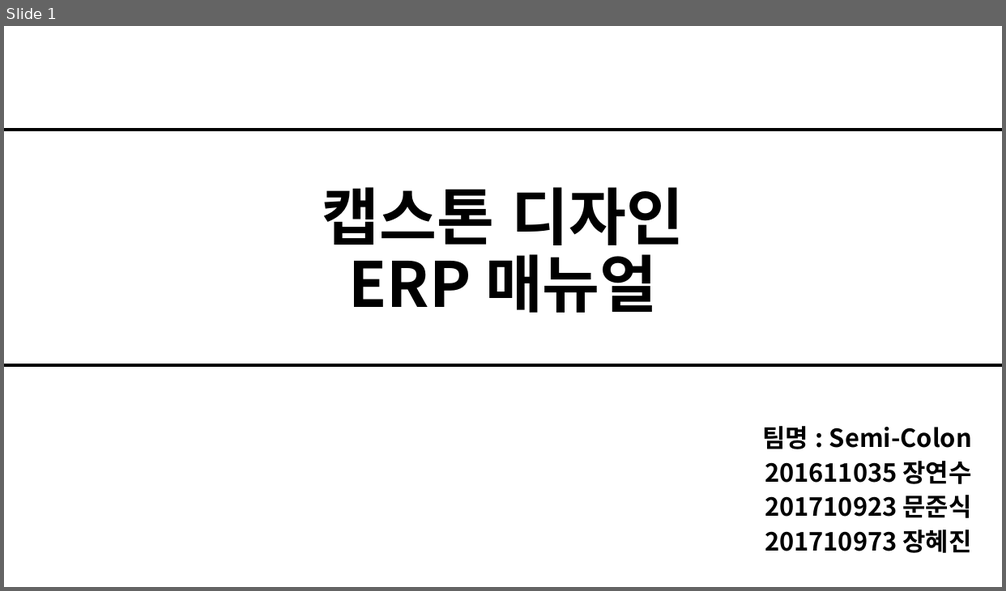
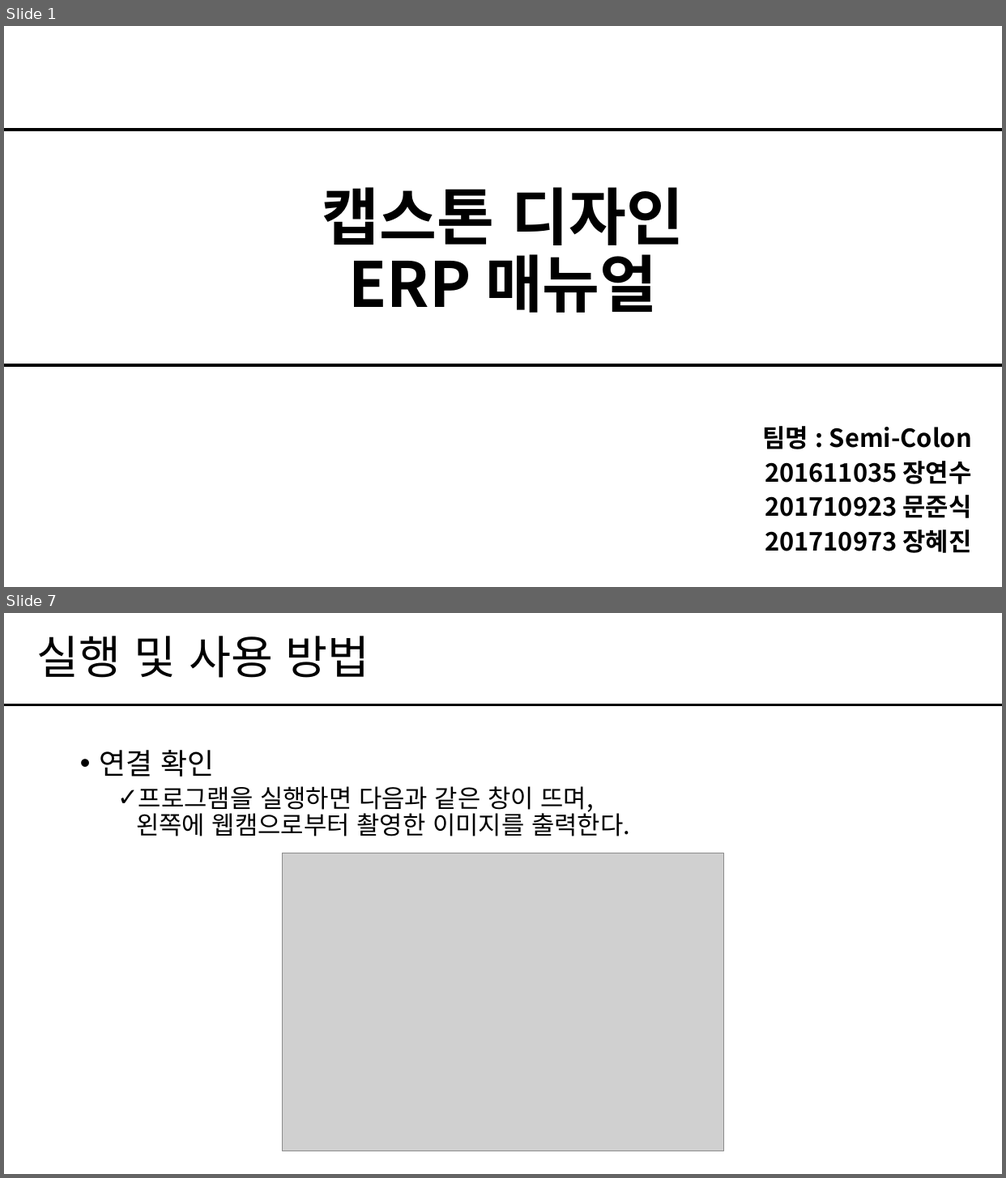
Before and after one commit to Semicolon-JangHyeJin/sc-grad-doc, a slide deck: Document/7. 매뉴얼/[ERP]매뉴얼_Ver1.0.0_Semi-Colon.pptx. Shown one above the other, each under a label of ours: slide 1 before the commit, slides 1 and 7 after it; the slides between them are not shown. The pictures are 1006x591 and 1006x1178 pixels, drawn with LibreOffice and Linux fonts; fonts in the diff are those of the drawing; grey boxes stand for pictures. Boxes give left, top, right and bottom in pixels: in the first picture for what was removed or moved away, otherwise in the second. Text is boxed around its words. In the diff, an @@ line names an element or a change of style, - is before the commit and + after.

```diff
--- a/Document/7. 매뉴얼/[ERP]매뉴얼_Ver1.0.0_Semi-Colon.pptx
+++ b/Document/7. 매뉴얼/[ERP]매뉴얼_Ver1.0.0_Semi-Colon.pptx
@@ slide 7 added at <box>4,613,1002,1174</box>, background #FFFFFF @@
@@ title added at <box>37,636,370,678</box>, 44 pt, text #000000 @@
+실행 및 사용 방법
@@ line added from (4, 705) to (1002, 705), #000000 2.25 pt @@
@@ text added at <box>99,750,630,837</box>, 24 pt, text #000000 @@
+• 연결 확인
+  ✓ 프로그램을 실행하면 다음과 같은 창이 뜨며,
+    왼쪽에 웹캠으로부터 촬영한 이미지를 출력한다.
@@ picture added at <box>283,854,724,1152</box> @@
```
Also in this commit, not shown: 2 slides changed, 7 other slides added, 3 slides removed, 3 other files.
